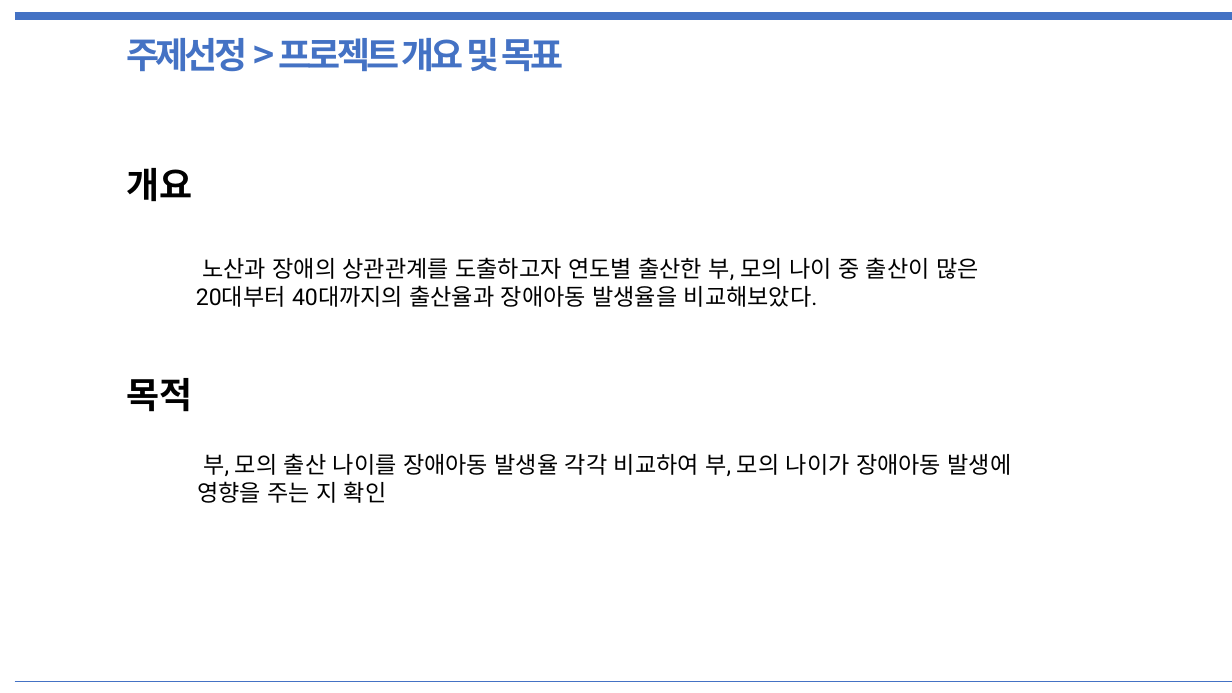
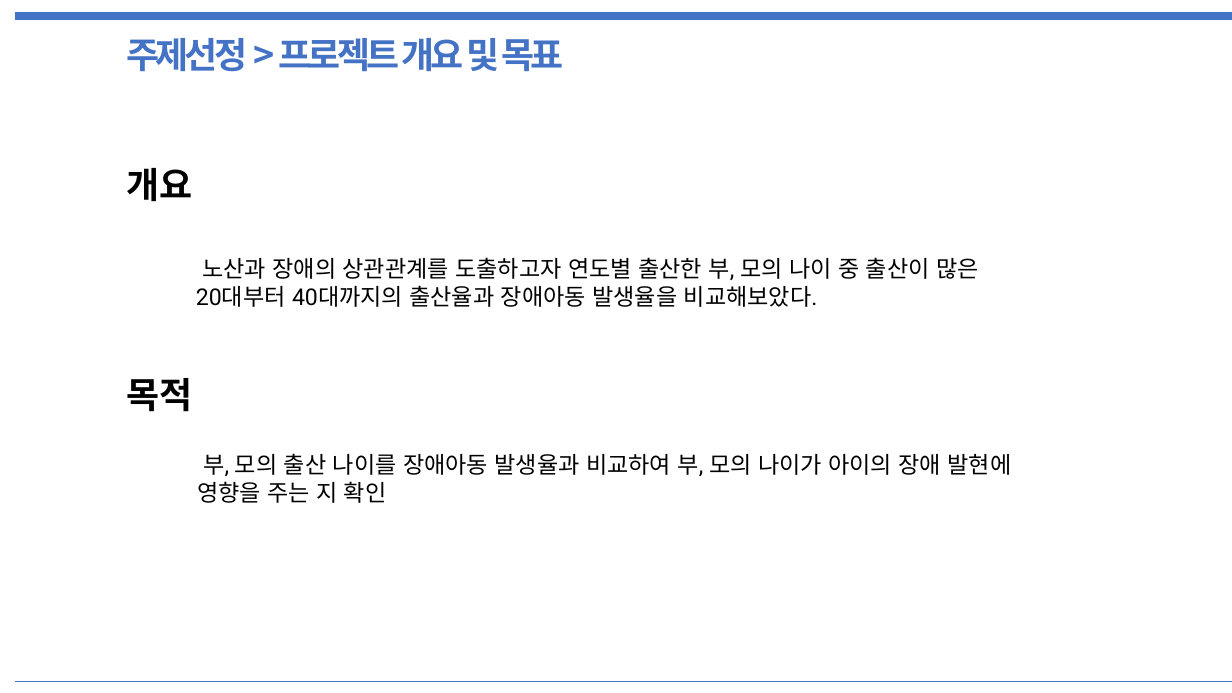
Before and after one commit to PaddingE/github_test, a slide deck: slide 4 of semi_project_final.pptx. Drawn at 1232x693 pixels with LibreOffice and Linux fonts; fonts in the diff are those of the drawing. Boxes give left, top, right and bottom in pixels: in the first picture for what was removed or moved away, otherwise in the second. Text is boxed around its words. In the diff, an @@ line names an element or a change of style, - is before the commit and + after.

```diff
--- a/semi_project_final.pptx
+++ b/semi_project_final.pptx
@@ text at (197, 453, 1011, 503): text changed @@
-부, 모의 출산 나이를 장애아동 발생율 각각 비교하여 부, 모의 나이가 장애아동 발생에 영향을 주는 지 확인
+부, 모의 출산 나이를 장애아동 발생율과 비교하여 부, 모의 나이가 아이의 장애 발현에 영향을 주는 지 확인
```
Also in this commit, not shown: 2 other slides changed, 2 slides added.
